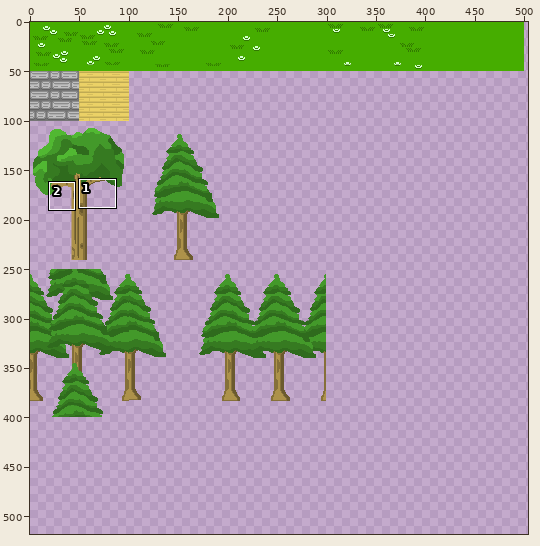
Edited in one commit: sprite sheet (src/assets/tiles.png). Above: a wide view before the commit, with the close-up outlined.
Close-up. Old version:
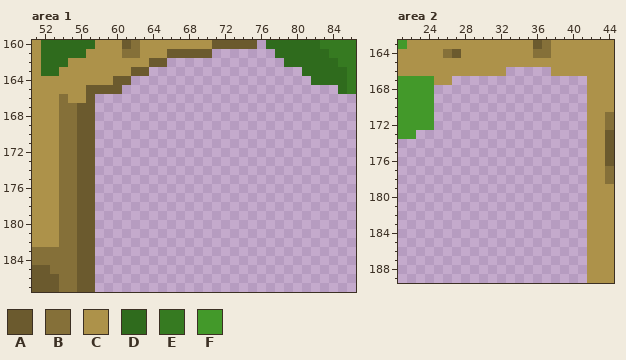
The file is 640x1000 pixels. Shown: area 1: x 51..86, y 160..187; area 2: x 21..44, y 163..189. The wide view leaves out empty margins. The commit also changed other parts of the picture, which this record leaves out.
Palette (. is transparent): A #6b5a2e  B #857039  C #ad924a  D #2f6b1d  E #367a21  F #43992a
Pixels before, area 1, first column x 51:
160 CDDDDDDCCCABCCCCCCCCAAAAA.DDDDDDEEEE
161 CDDDDDCCCCBBCCCAAAAA.......DDDDDDEEE
162 CDDDCCCCCCCCCAA.............DDDDDDEE
163 CDDCCCCCCCCAA.................DDDDDE
164 CCCCCCCCCAA....................DDDDE
165 CCCCCCAAAA........................DE
166 CCCBCCA.............................
167 CCCBBAA.............................
168 CCCBBAA.............................
169 CCCBBAA.............................
170 CCCBBAA.............................
171 CCCBBAA.............................
172 CCCBBAA.............................
173 CCCBBAA.............................
174 CCCBBAA.............................
175 CCCBBAA.............................
176 CCCBBAA.............................
177 CCCBBAA.............................
178 CCCBBAA.............................
179 CCCBBAA.............................
180 CCCBBAA.............................
181 CCCBBAA.............................
182 CCCBBAA.............................
183 BBBBBAA.............................
184 BBBBBAA.............................
185 AABBBAA.............................
186 AAABBAA.............................
187 AAABBAA.............................
Pixels before, area 2, first column x 21:
163 FCCCCCCCCCCCCCCABCCCCCCC
164 CCCCCBACCCCCCCCBBCCCCCCC
165 CCCCCCCCCCCCCCCCCCCCCCCC
166 CCCCCCCCCCCC.....CCCCCCC
167 FFFFCC...............CCC
168 FFFF.................CCC
169 FFFF.................CCC
170 FFFF.................CCC
171 FFFF.................CCB
172 FFFF.................CCB
173 FF...................CCA
174 .....................CCA
175 .....................CCA
176 .....................CCA
177 .....................CCB
178 .....................CCB
179 .....................CCC
180 .....................CCC
181 .....................CCC
182 .....................CCC
183 .....................CCC
184 .....................CCC
185 .....................CCC
186 .....................CCC
187 .....................CCC
188 .....................CCC
189 .....................CCC
The result:
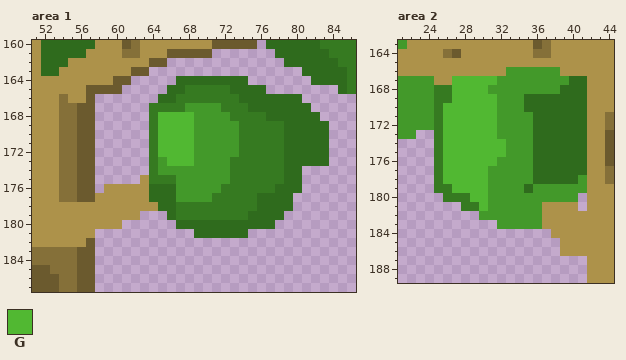
Colours new in this view: G #51b832
Change:
{"where": "area 1"}
{"y":164,"x":67,"old":"........","new":"DDDDDDDD"}
{"y":165,"x":66,"old":"...........","new":"DDEEEEEDDDD"}
{"y":166,"x":65,"old":"................","new":"DDEEEEEEEDDDDDDD"}
{"y":167,"x":64,"old":"..................","new":"EEEEFFFFEEEDDDDDDD"}
{"y":168,"x":64,"old":"...................","new":"EGGGGFFFFEEEEDDDDDD"}
{"y":169,"x":64,"old":"....................","new":"EGGGGFFFFFEEEEEDDDDD"}
{"y":170,"x":64,"old":"....................","new":"EGGGGFFFFFEEEEEDDDDD"}
{"y":171,"x":64,"old":"....................","new":"EGGGGFFFFFEEEEEDDDDD"}
{"y":172,"x":64,"old":"....................","new":"EGGGGFFFFFEEEEEDDDDD"}
{"y":173,"x":64,"old":"....................","new":"EFGGGFFFFEEEEEEDDDDD"}
{"y":174,"x":64,"old":".................","new":"EFFFFFFFFEEEEEEDD"}
{"y":175,"x":63,"old":"..................","new":"CEEEFFFFFFEEEEEEDD"}
{"y":176,"x":59,"old":"......................","new":"CCCCCDDDFFFFFEEEEEEDDD"}
{"y":177,"x":58,"old":"......................","new":"CCCCCCDDDFFFFEEEEEDDDD"}
{"y":178,"x":54,"old":"BBAA......................","new":"CCCCCCCCCCCDDEEEEEEEEEDDDD"}
{"y":179,"x":54,"old":"BBAA.....","new":"CCCCCCCCC"}
{"y":179,"x":66,"old":".............","new":"DEEEEEEEEDDDD"}
{"y":180,"x":54,"old":"BBAA...","new":"CCCCCCC"}
{"y":180,"x":67,"old":"...........","new":"DDDDDDDDDDD"}
{"y":181,"x":54,"old":"BBAA","new":"CCCC"}
{"y":181,"x":69,"old":"......","new":"DDDDDD"}
{"y":182,"x":54,"old":"BBA","new":"CCC"}
{"where": "area 2"}
{"y":166,"x":33,"old":".....C","new":"FFFFFF"}
{"y":167,"x":27,"old":"...............","new":"GGGGGFFFFFFFFDD"}
{"y":168,"x":25,"old":".................","new":"EEGGGGFFFFFFFFDDD"}
{"y":169,"x":25,"old":".................","new":"EEGGGGGFFFDDDDDDD"}
{"y":170,"x":25,"old":".................","new":"EGGGGGGFFFDDDDDDD"}
{"y":171,"x":25,"old":".................","new":"EGGGGGGFFFFDDDDDD"}
{"y":172,"x":25,"old":".................","new":"EGGGGGGFFFFDDDDDD"}
{"y":173,"x":25,"old":".................","new":"EGGGGGGFFFFDDDDDD"}
{"y":174,"x":25,"old":".................","new":"EGGGGGGGFFFDDDDDD"}
{"y":175,"x":25,"old":".................","new":"EGGGGGGGFFFDDDDDD"}
{"y":176,"x":25,"old":".................","new":"EGGGGGGFFFFDDDDDD"}
{"y":177,"x":25,"old":".................","new":"EGGGGGFFFFFDDDDDD"}
{"y":178,"x":25,"old":".................","new":"EGGGGGFFFFFDDDDDF"}
{"y":179,"x":25,"old":".................","new":"EEGGGGFFFFDFFFFFF"}
{"y":180,"x":26,"old":"...............","new":"EEEGGFFFFFFFFFF"}
{"y":181,"x":28,"old":".............","new":"EEGFFFFFFCCCC"}
{"y":182,"x":30,"old":"............","new":"FFFFFFFCCCCC"}
{"y":183,"x":32,"old":"..........","new":"FFFFFCCCCC"}
{"y":184,"x":38,"old":"....","new":"CCCC"}
{"y":185,"x":39,"old":"...","new":"CCC"}
{"y":186,"x":39,"old":"...","new":"CCC"}
{"label":"changed","picture_box":[59,76,329,247]}
{"label":"changed","picture_box":[434,67,587,256]}
